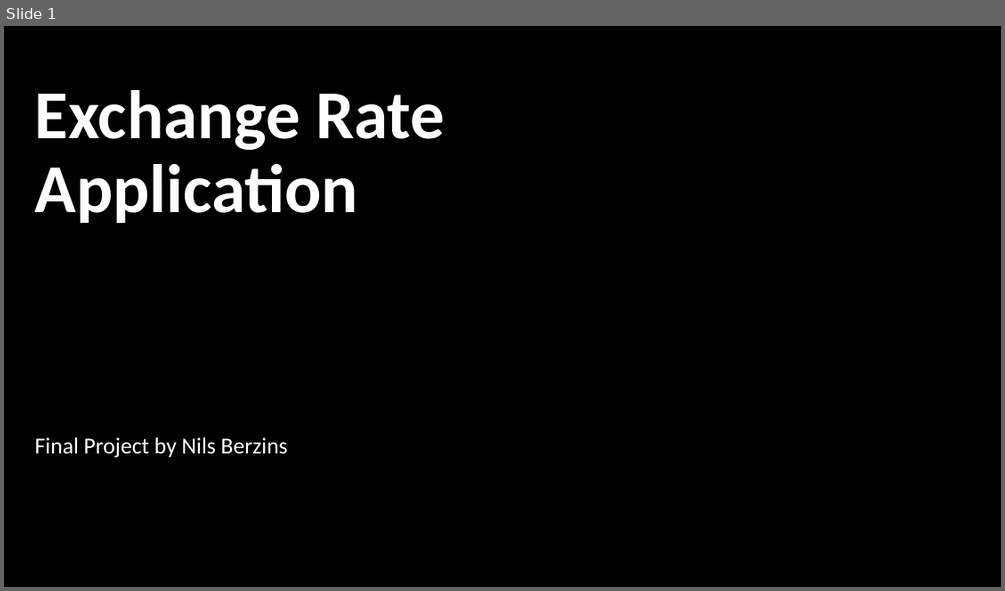
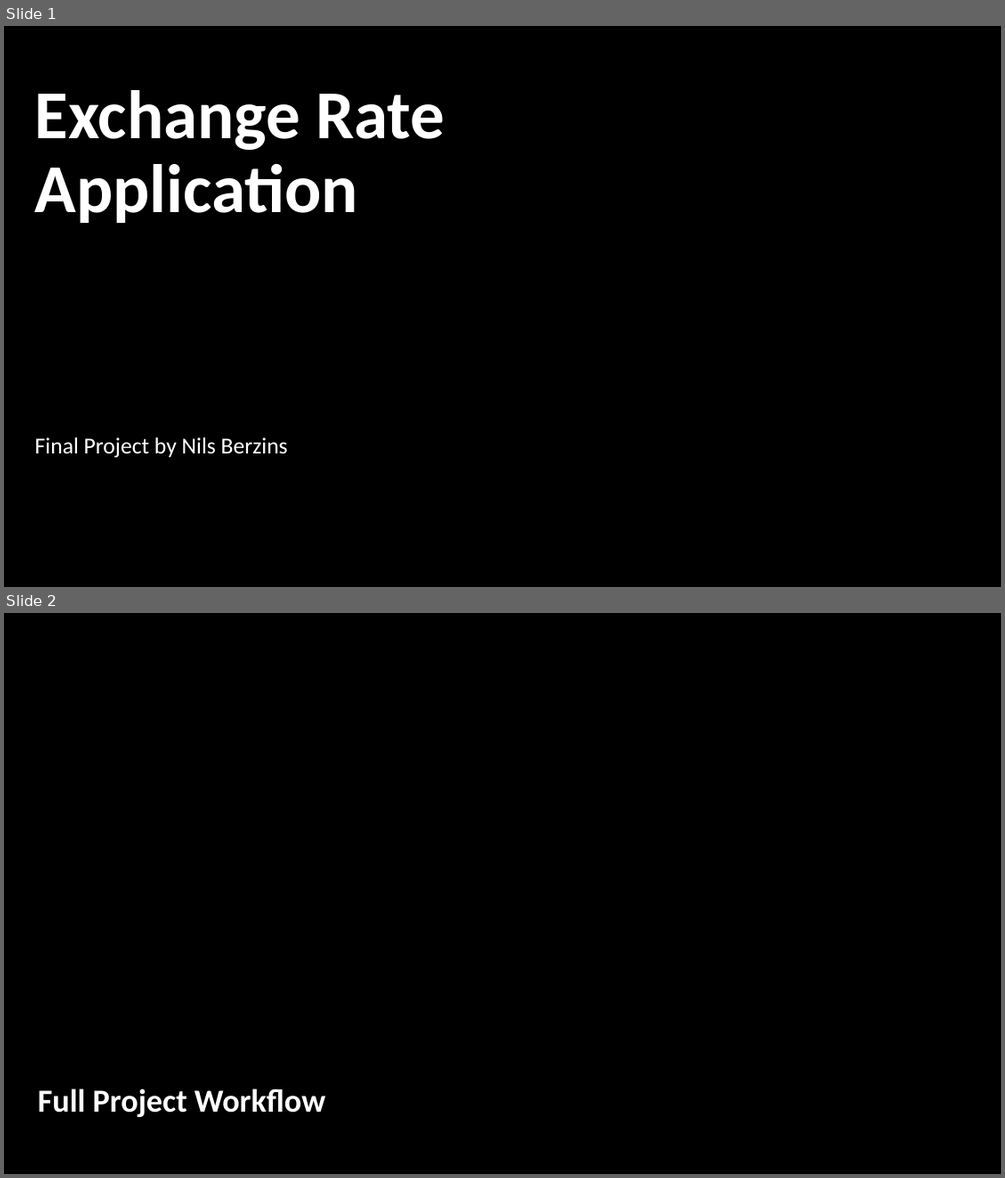
Before and after one commit to nilsberzins/STAT418-FinalPoject, a slide deck: Exchange Rate Application.pptx. Shown one above the other, each under a label of ours: slide 1 before the commit, slides 1 and 2 after it. The pictures are 1005x591 and 1005x1178 pixels, drawn with LibreOffice and Linux fonts; fonts in the diff are those of the drawing; background and template pictures are left out. Boxes give left, top, right and bottom in pixels: in the first picture for what was removed or moved away, otherwise in the second. Text is boxed around its words. In the diff, an @@ line names an element or a change of style, - is before the commit and + after.

Commit message:
Adding project write up and small edits to Data Collection Notebook

```diff
--- a/Exchange Rate Application.pptx
+++ b/Exchange Rate Application.pptx
@@ slide 2 added at (4,613,1001,1174), background picture (left out) @@
@@ rectangle added at (4,949,1001,1174), fill gradient #000000 @@
@@ title added at (38,1088,325,1117), 31 pt, text #FFFFFF, bold @@
+Full Project Workflow
```
Also in this commit, not shown: 3 other slides added, 3 slides removed, 3 other files.
